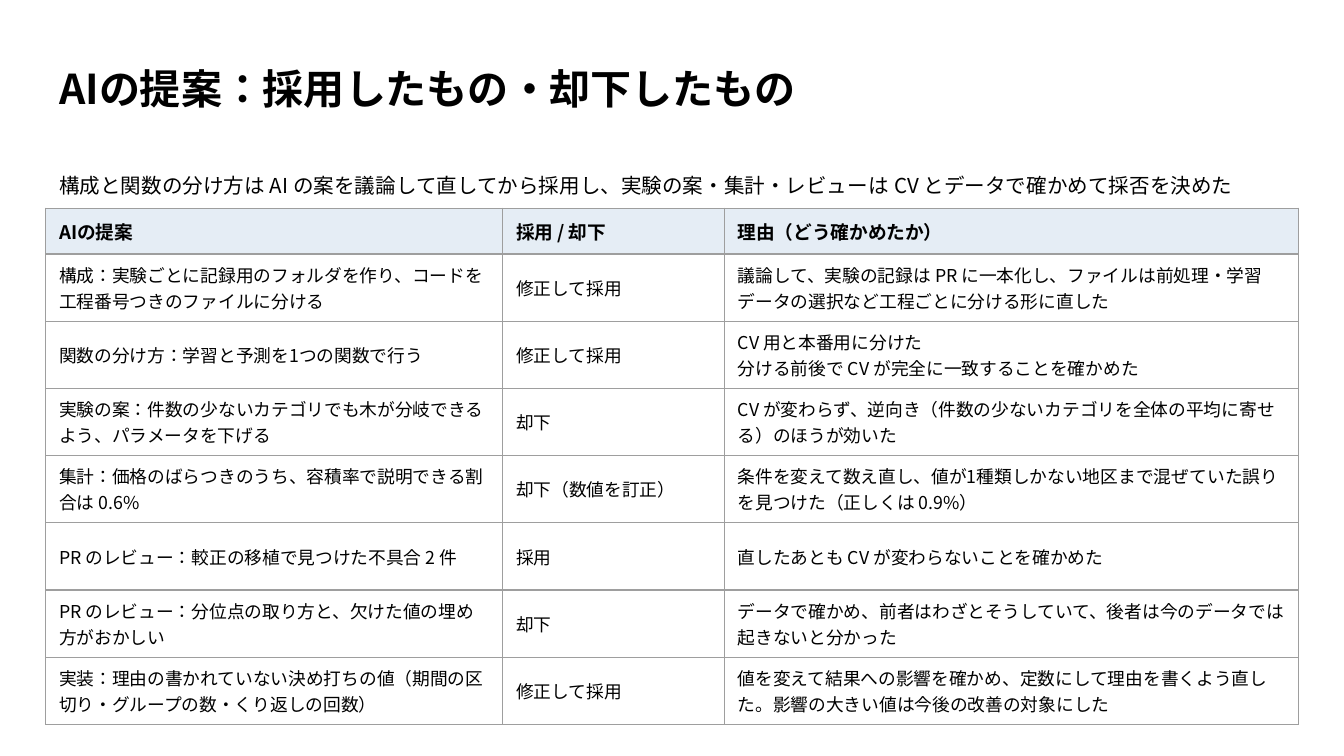
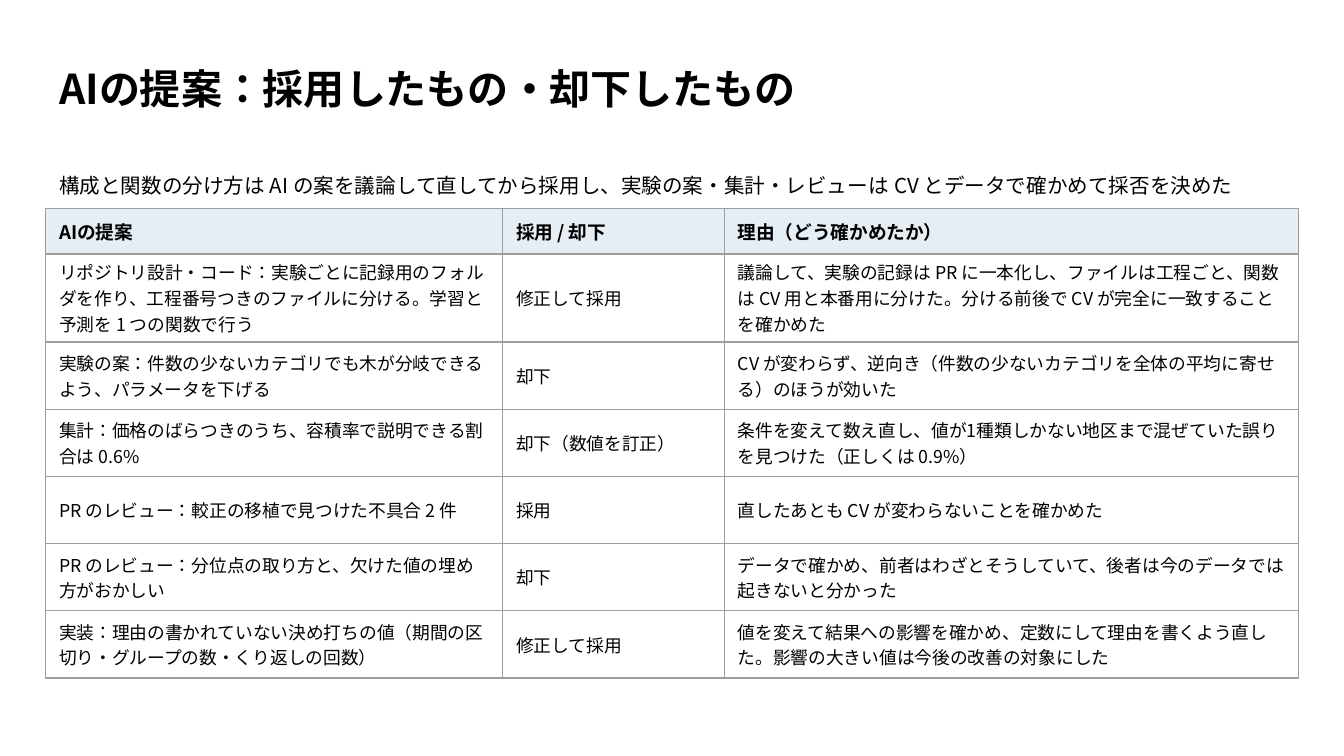
Before and after one commit to TaisukeFujise/condominium-price-pred, a slide deck: slide 4 of slides/midterm/midterm.pptx. Drawn at 1344x756 pixels with LibreOffice and Linux fonts; fonts in the diff are those of the drawing. Boxes give left, top, right and bottom in pixels: in the first picture for what was removed or moved away, otherwise in the second. Text is boxed around its words. In the diff, an @@ line names an element or a change of style, - is before the commit and + after.

```diff
--- a/slides/midterm/midterm.pptx
+++ b/slides/midterm/midterm.pptx
@@ table at (46, 208, 1298, 670) @@
-row 2: 構成：実験ごとに記録用のフォルダを作り、コードを工程番号つきのファイルに分ける | 修正して採用 | 議論して、実験の記録は PR に一本化し、ファイルは前処理・学習データの選択など工程ごとに分ける形に直した
-row 3: 関数の分け方：学習と予測を1つの関数で行う | 修正して採用 | CV 用と本番用に分けた / 分ける前後で CV が完全に一致することを確かめた
+row 2: リポジトリ設計・コード：実験ごとに記録用のフォルダを作り、工程番号つきのファイルに分ける。学習と予測を 1 つの関数で行う | 修正して採用 | 議論して、実験の記録は PR に一本化し、ファイルは工程ごと、関数は CV 用と本番用に分けた。分ける前後で CV が完全に一致することを確かめた
```
Also in this commit, not shown: 2 other files.
